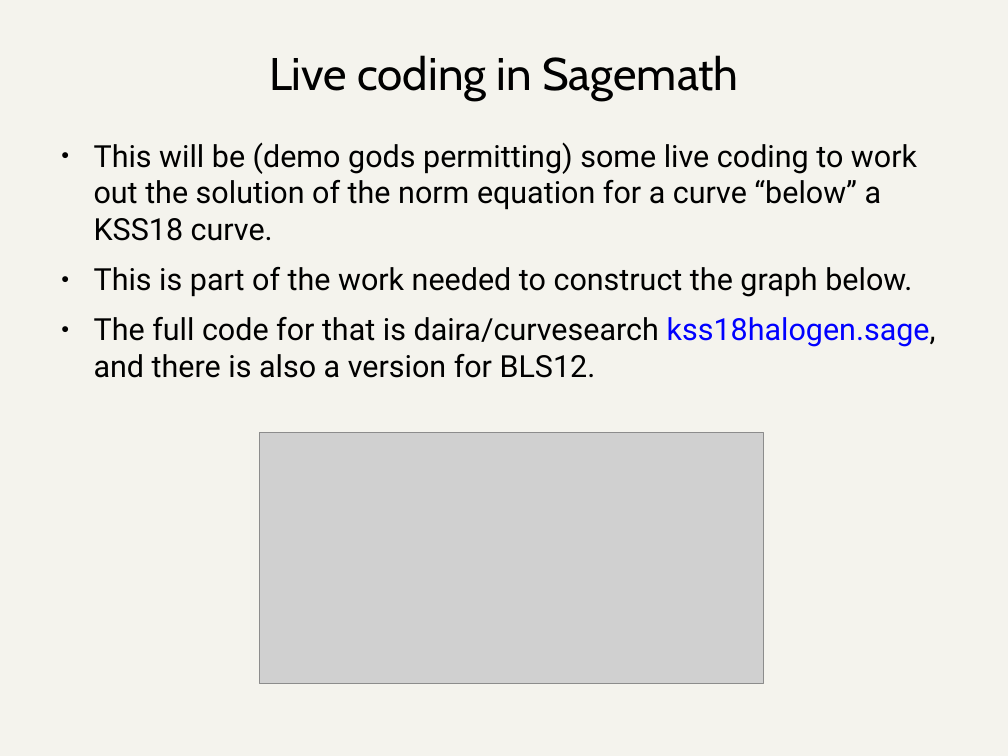
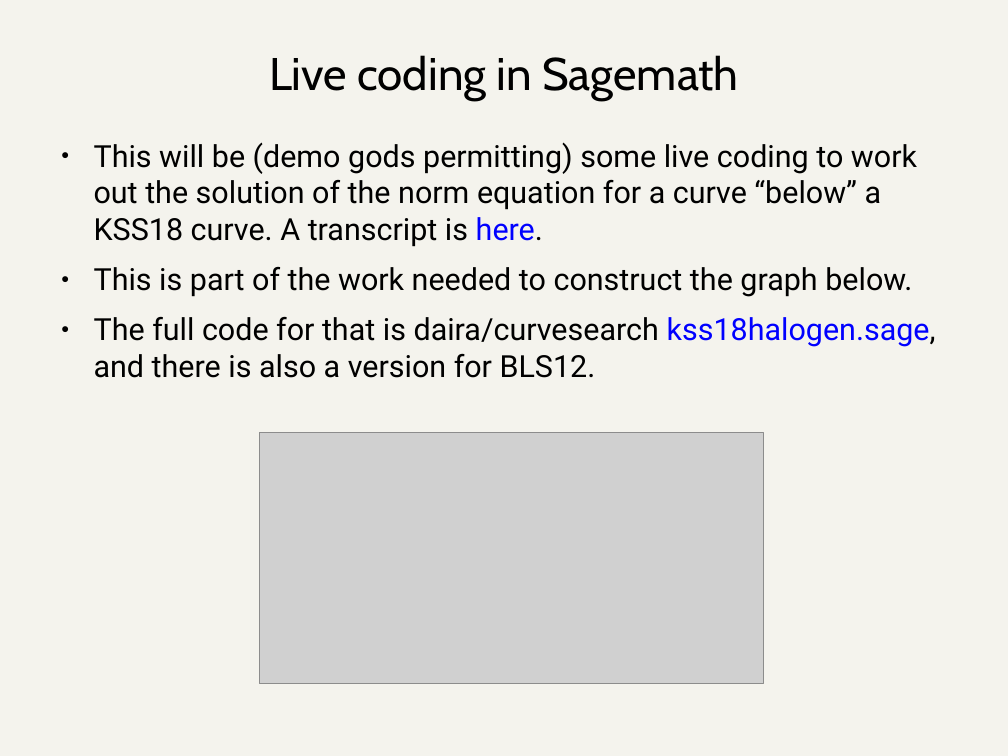
Before and after one commit to daira/halographs, a slide deck: slide 23 of halographs.odp. Drawn at 1008x756 pixels with LibreOffice and Linux fonts; fonts in the diff are those of the drawing; grey boxes stand for pictures. Boxes give left, top, right and bottom in pixels: in the first picture for what was removed or moved away, otherwise in the second. Text is boxed around its words. In the diff, an @@ line names an element or a change of style, - is before the commit and + after.

```diff
--- a/halographs.odp
+++ b/halographs.odp
@@ text at (94,142,917,247): text changed @@
-● This will be (demo gods permitting) some live coding to work out the solution of the norm equation for a curve “below” a KSS18 curve.
+● This will be (demo gods permitting) some live coding to work out the solution of the norm equation for a curve “below” a KSS18 curve. A transcript is here.
```
Also in this commit, not shown: 8 other slides changed, 1 slide added, 6 other files.
